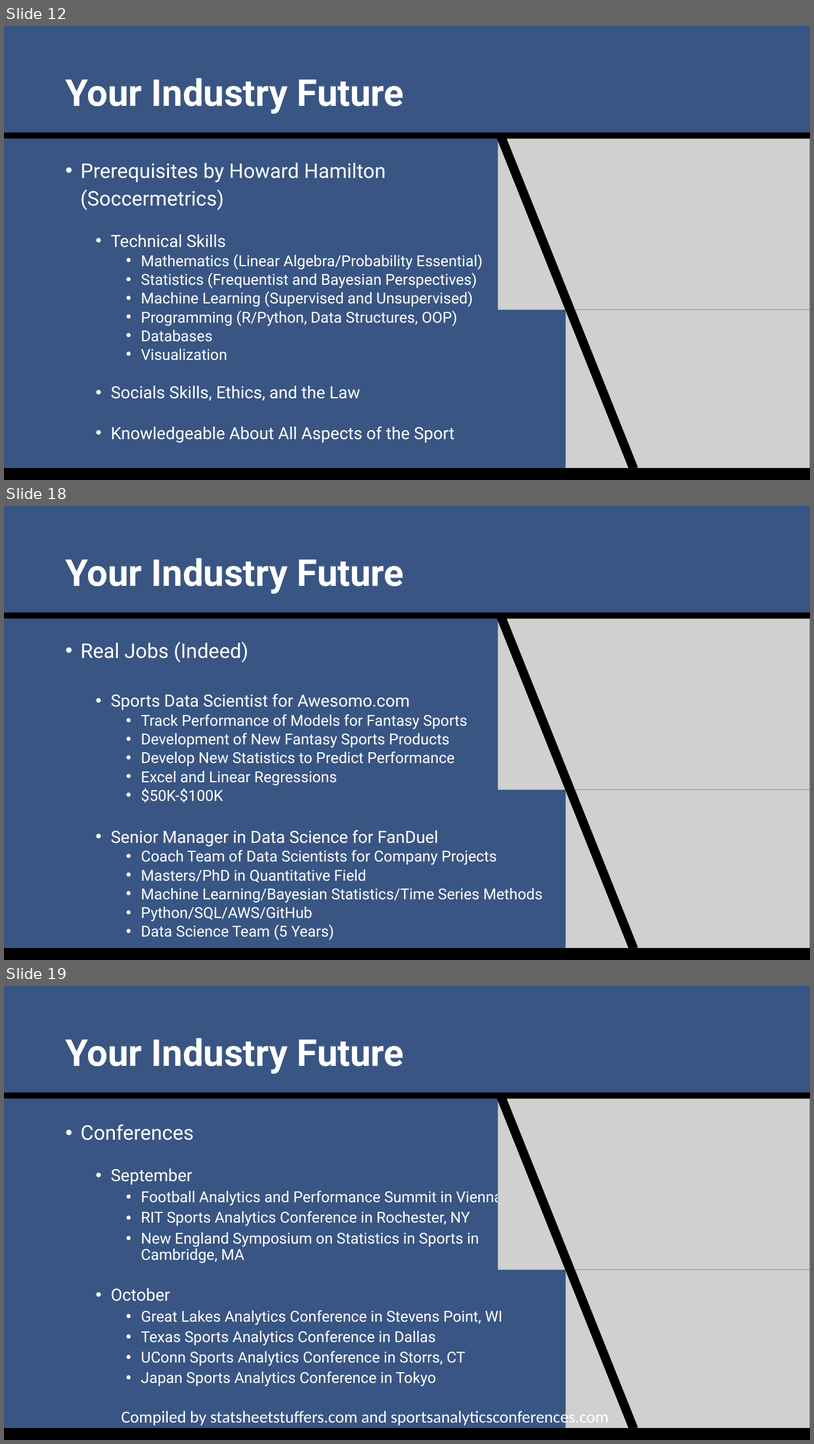
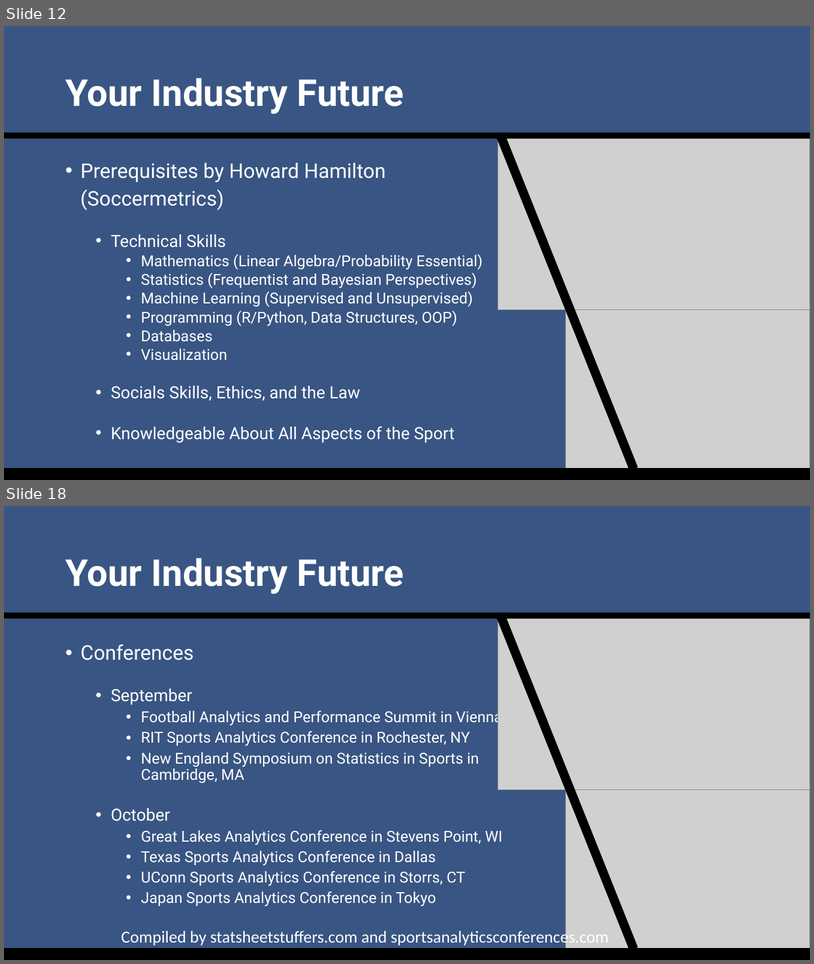
Before and after one commit to SuperMarioGiacomazzo/STOR538_WEBSITE, a slide deck: Slides/Sports Analytics 3/Sports_Analytics_3_Lecture.pptx. Shown one above the other, each under a label of ours: slides 12, 18 and 19 before the commit, slides 12 and 18 after it; the slides between them are not shown. The pictures are 814x1444 and 814x964 pixels, drawn with LibreOffice and Linux fonts; fonts in the diff are those of the drawing; grey boxes stand for pictures. Boxes give left, top, right and bottom in pixels: in the first picture for what was removed or moved away, otherwise in the second. Text is boxed around its words. In the diff, an @@ line names an element or a change of style, - is before the commit and + after.

```diff
--- a/Slides/Sports Analytics 3/Sports_Analytics_3_Lecture.pptx
+++ b/Slides/Sports Analytics 3/Sports_Analytics_3_Lecture.pptx
@@ slide 18 removed at (4, 506, 810, 960), background #395583 @@
@@ title removed at (65, 558, 404, 594) @@
-Your Industry Future
@@ rectangle removed at (4, 612, 810, 619) @@
@@ rectangle removed at (496, 612, 638, 951) @@
@@ picture removed at (498, 619, 810, 790) @@
@@ text removed at (81, 642, 543, 940) @@
-• Real Jobs (Indeed)
-  • Sports Data Scientist for Awesomo.com
-    • Track Performance of Models for Fantasy Sports
-    • Development of New Fantasy Sports Products
-    • Develop New Statistics to Predict Performance
-    • Excel and Linear Regressions
-    • $50K-$100K
-  • Senior Manager in Data Science for FanDuel
-    • Coach Team of Data Scientists for Company Projects
-    • Masters/PhD in Quantitative Field
-    • Machine Learning/Bayesian Statistics/Time Series Methods
-    • Python/SQL/AWS/GitHub
-    • Data Science Team (5 Years)
@@ picture removed at (566, 789, 810, 960) @@
@@ rectangle removed at (4, 948, 810, 960) @@
@@ what was slide 19 is now slide 18 @@
```
Also in this commit, not shown: 7 slides changed, 3 other files.
